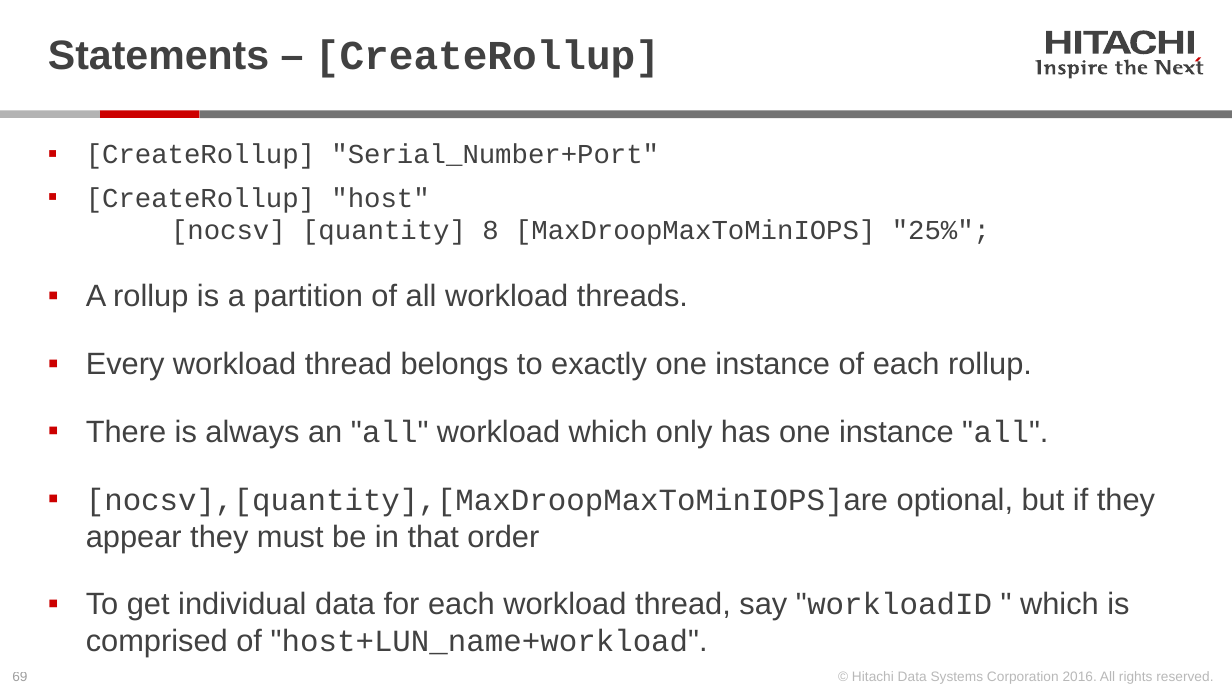
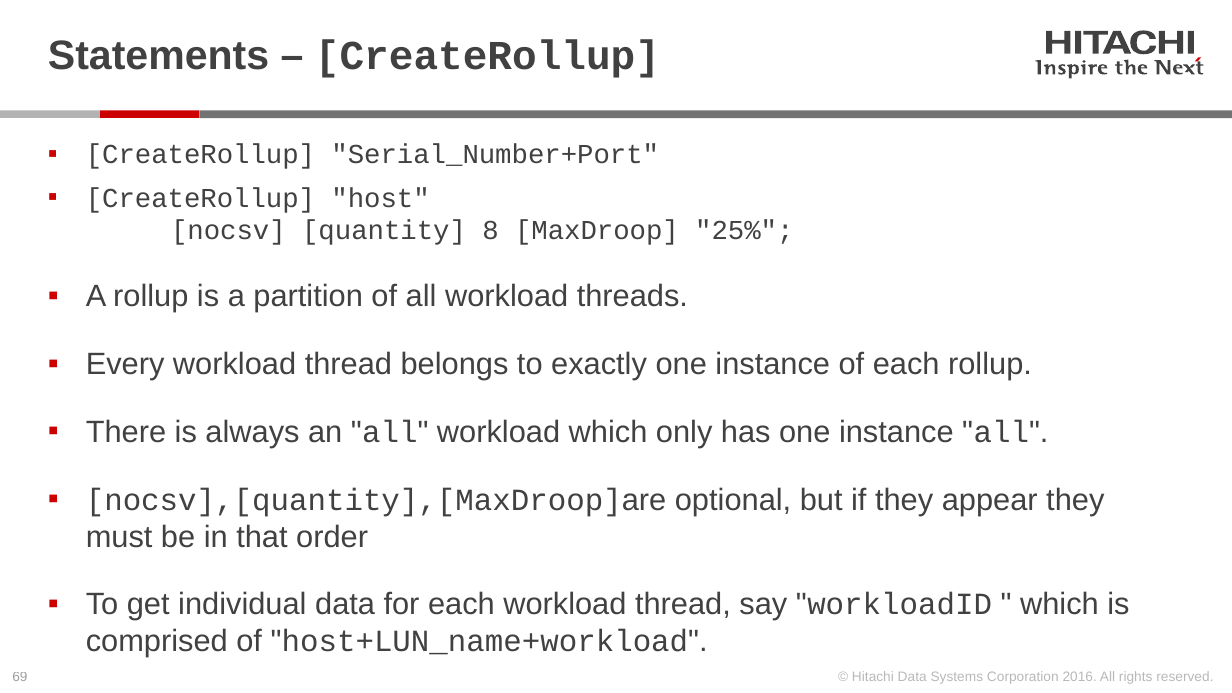
Before and after one commit to Hitachi-Data-Systems/ivy, a slide deck: slide 69 of doc/Programming ivy reference.pptx. Drawn at 1232x693 pixels with LibreOffice and Linux fonts; fonts in the diff are those of the drawing. Boxes give left, top, right and bottom in pixels: in the first picture for what was removed or moved away, otherwise in the second. Text is boxed around its words. In the diff, an @@ line names an element or a change of style, - is before the commit and + after.

```diff
--- a/doc/Programming ivy reference.pptx
+++ b/doc/Programming ivy reference.pptx
@@ text at <box>86,187,793,245</box>: text changed @@
-▪ [CreateRollup] "host"
-  [nocsv] [quantity] 8 [MaxDroopMaxToMinIOPS] "25%";
+▪ [CreateRollup] "host"
+  [nocsv] [quantity] 8 [MaxDroop] "25%";
@@ text at <box>86,487,1104,548</box>: text changed @@
-▪ [nocsv],[quantity],[MaxDroopMaxToMinIOPS]are optional, but if they appear they must be in that order
+▪ [nocsv],[quantity],[MaxDroop]are optional, but if they appear they must be in that order
```
Also in this commit, not shown: 10 other slides changed, 1 other file.
